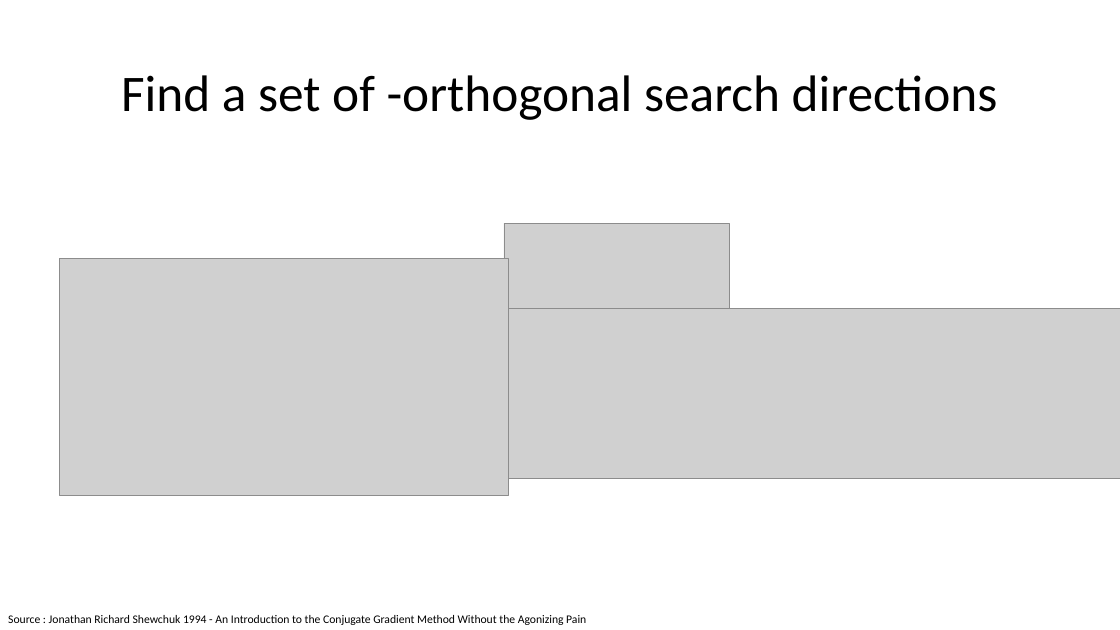
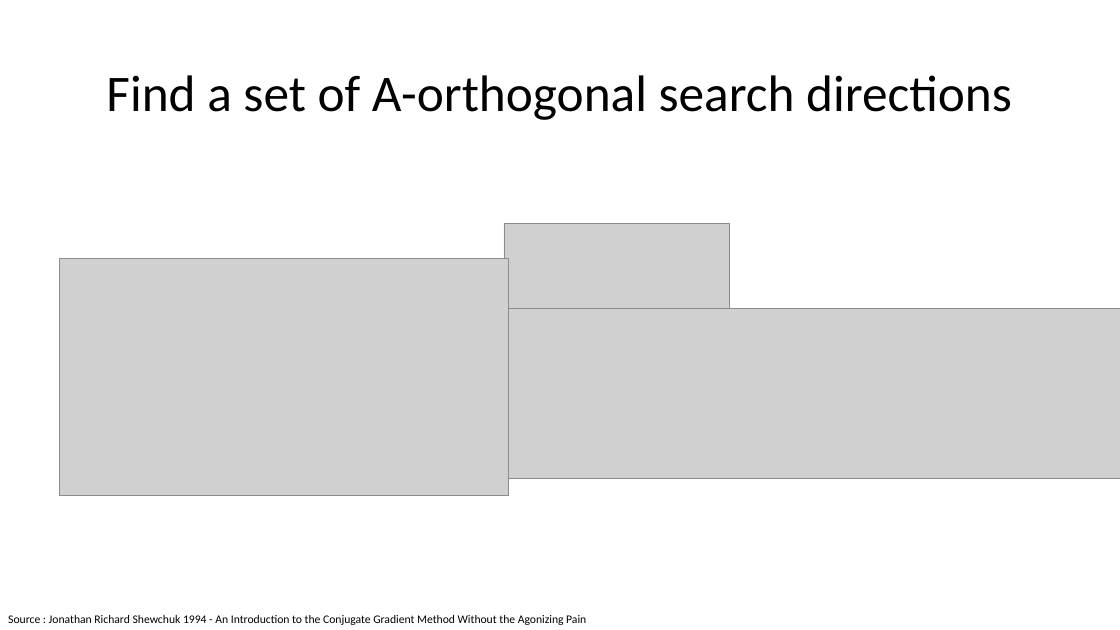
Before and after one commit to Jun7414/Conjugate-Gradient-Poisson-Solver, a slide deck: slide 7 of Final Project - Conjugate Gradient method.pptx. Drawn at 1120x630 pixels with LibreOffice and Linux fonts; fonts in the diff are those of the drawing; grey boxes stand for pictures. Boxes give left, top, right and bottom in pixels: in the first picture for what was removed or moved away, otherwise in the second. Text is boxed around its words. In the diff, an @@ line names an element or a change of style, - is before the commit and + after.

Commit message:
<update> PPT

```diff
--- a/Final Project - Conjugate Gradient method.pptx
+++ b/Final Project - Conjugate Gradient method.pptx
@@ title at box(106, 75, 1012, 120): text changed @@
-Find a set of -orthogonal search directions
+Find a set of A-orthogonal search directions
```
